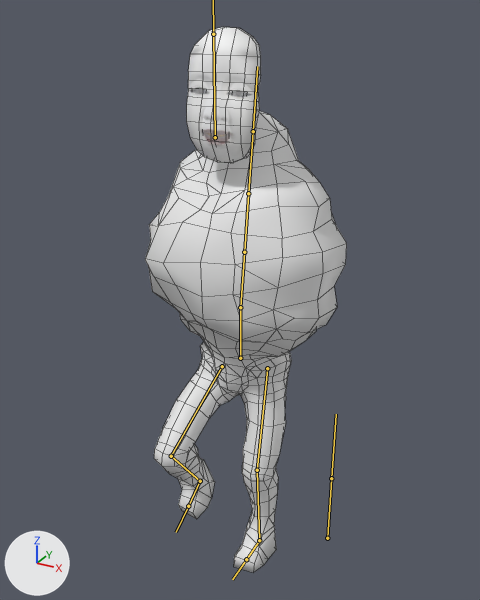
A saved change to the FBX model Assets/Art/Models/enemy/EnemyMonster.fbx.
Rendered twice from a camera (50 mm lens) standing at (3.61, -6.75, 6.64) and looking at (-0.07, -0.06, 3.29). The axes (+X, +Y, +Z) are drawn at lower left. The lights are the same throughout. Both versions are drawn at frame 26 of the action 'monster_rig|MonsterRig_WalkAnimation'; the numbers are the values there. The bones that bend it are drawn over the model as lines. Mesh edges are drawn as thin lines.

Names of what the first picture shows: 'flesh_creature', 'mask'.
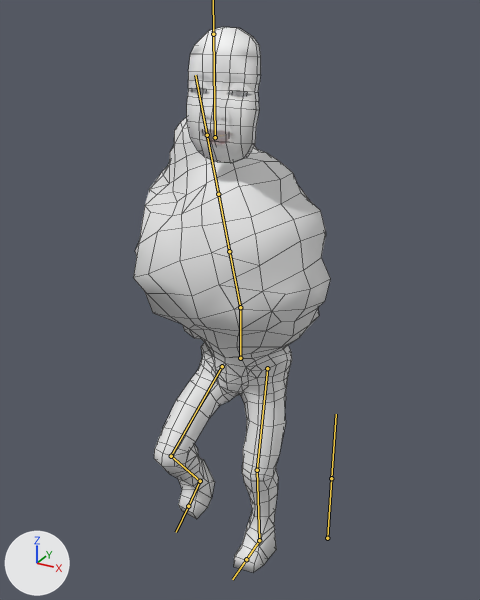
What differs and where, as boxes (x1, y1, x2, y2) in the pictures (480 x 600 px):
'flesh_creature', posed: before (145, 111, 347, 573); after (133, 117, 330, 573)
bone 'spine2', root to tip: before (240, 307) to (244, 252); after (240, 307) to (229, 251)

What changed in the scene script:
```text
Change bone_spine2:
    where bone_spine2 = bpy.data.objects['monster_rig'].pose.bones['spine2']  # child of 'spine1'
    bone_spine2.rotation_quaternion: (0.998, 0.0, 0.0, 0.069) -> (0.986, 0.15, -0.012, 0.07)  # degrees (0, 0, 8) -> degrees (17, -3, 8)
    bone_spine2.scale: (1.0, 1.0, 1.1) -> (1.0, 1.0, 1.11)
```
